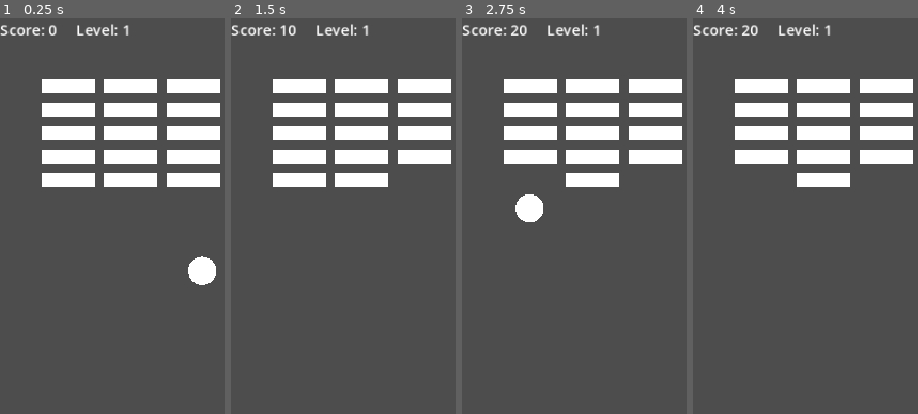
Above: before the commit, frames 1-4 (left to right).
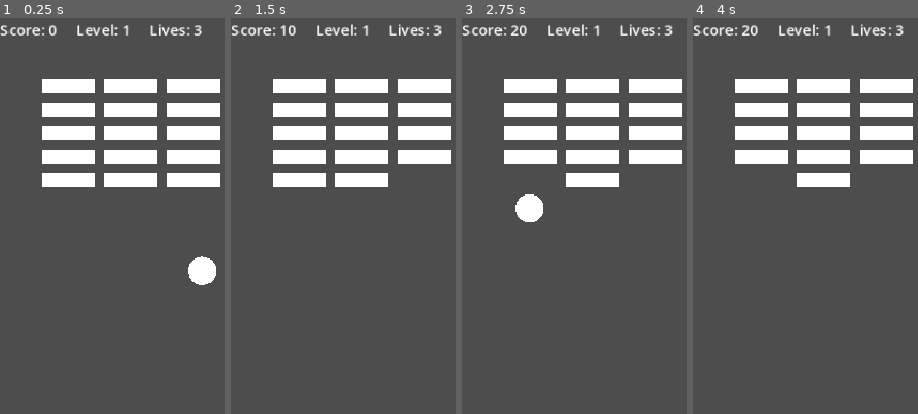
Above: after the commit, the same moments.

Repository: ilkkayli/godot-brick-breaker
Game: Godot game, scene res://main.tscn
The game is run twice, just before and just after one commit, with the same random seed, the same clock (stepped at 60 frames per second) and the same inputs.
Inputs (mouse positions are % of the whole screen's width and height, from its top left):
- Up to frame 1 (0.25 s): no input
- Up to frame 2 (1.5 s): move the mouse to (72, 45) at 0.52 s; click (72, 45) at 0.67 s; drag from (30, 55) to (45, 70) at 1.27 s
- Up to frame 3 (2.75 s): move the mouse to (60, 27) at 2.02 s; click (60, 27) at 2.17 s
- Up to frame 4 (4 s): drag from (45, 70) to (20, 34) at 2.77 s; move the mouse to (80, 65) at 3.52 s; click (80, 65) at 3.67 s
The pictures show only the part of the screen within x 0-50%, y 0-50%; the shares and areas given below are measured in that part.

The runs differ from the first frame. In frame 1, 0.3% of the frame differs, in the area x 66-90%, y 1-5%; in frame 2, 0.3%, in the area x 70-94%, y 1-5%; in frame 3, 0.3%; in frame 4, 0.3%.

Commit message:
Add all power-ups

Diff:
--- a/Ball.gd
+++ b/Ball.gd
@@ -6,6 +6,7 @@
 var speed: float = 500.0
 
 func _ready() -> void:
+	add_to_group("balls")
 	launch()
 
 func launch() -> void:
@@ -16,6 +17,11 @@
 func stop() -> void:
 	active = false
 	velocity = Vector2.ZERO
+
+func set_speed(new_speed: float) -> void:
+	speed = new_speed
+	if active and velocity.length() > 0:
+		velocity = velocity.normalized() * speed
 
 func _physics_process(delta: float) -> void:
 	if not active:
--- a/Brick.gd
+++ b/Brick.gd
@@ -3,12 +3,15 @@
 signal brick_destroyed
 
 const POWERUP_SCENE = preload("res://PowerUp.tscn")
+const PowerUp = preload("res://PowerUp.gd")  # ← lisää tämä
 const POWERUP_CHANCE = 0.2
 
 func hit() -> void:
 	if randf() < POWERUP_CHANCE:
 		var powerup = POWERUP_SCENE.instantiate()
 		powerup.position = global_position
+		var types = PowerUp.Type.values()
+		powerup.type = types[randi() % types.size()]
 		get_parent().add_child(powerup)
 	brick_destroyed.emit()
 	queue_free()
--- a/Main.gd
+++ b/Main.gd
@@ -1,6 +1,7 @@
 extends Node2D
 
 const BRICK_SCENE = preload("res://Brick.tscn")
+const PowerUp = preload("res://PowerUp.gd")  # ← lisää tämä rivi
 
 const COLS = 6
 const ROWS = 5
@@ -10,17 +11,20 @@
 const TOP_OFFSET = 80
 const BASE_SPEED = 500.0
 const SPEED_INCREMENT = 40.0
+const MAX_LIVES = 3
 
 var score = 0
 var game_over = false
 var level = 1
 var bricks_remaining = 0
+var lives = MAX_LIVES
 
 @onready var ball = $Ball
 @onready var paddle = $Paddle
 @onready var death_zone = $DeathZone
 @onready var score_label = $HUD/TopBar/ScoreLabel
 @onready var level_label = $HUD/TopBar/LevelLabel
+@onready var lives_label = $HUD/TopBar/LivesLabel
 
 func _ready() -> void:
 	spawn_bricks()
@@ -30,6 +34,7 @@
 func update_hud() -> void:
 	score_label.text = "Score: " + str(score)
 	level_label.text = "Level: " + str(level)
+	lives_label.text = "Lives: " + str(lives)
 
 func spawn_bricks() -> void:
 	for child in get_children():
@@ -49,11 +54,15 @@
 			brick.brick_destroyed.connect(_on_brick_destroyed)
 			add_child(brick)
 
+func respawn_ball() -> void:
+	ball.position = Vector2(240, 600)
+	ball.speed = BASE_SPEED + (level - 1) * SPEED_INCREMENT
+	ball.launch()
+
 func _on_brick_destroyed() -> void:
 	score += 10
 	bricks_remaining -= 1
 	update_hud()
-
 	if bricks_remaining <= 0:
 		level_clear()
 
@@ -61,16 +70,36 @@
 	level += 1
 	update_hud()
 	print("LEVEL CLEAR! Starting level ", level)
-	ball.speed = BASE_SPEED + (level - 1) * SPEED_INCREMENT
-	ball.position = Vector2(240, 600)
-	ball.launch()
+	respawn_ball()
 	spawn_bricks()
 
 func _on_death_zone_body_entered(body: Node) -> void:
-	if body == ball:
-		game_over = true
-		ball.stop()
-		print("GAME OVER | Final score: ", score, " | Level: ", level)
+	if not (body is CharacterBody2D and body.has_method("set_speed")):
+		return
+
+	body.stop()
+
+	if body != ball:
+		body.queue_free()
+
+	await get_tree().process_frame
+
+	# Tarkista onko aktiivisia extrapalloja jäljellä
+	var active_balls = 0
+	for child in get_children():
+		if child is CharacterBody2D and child.has_method("set_speed") and child != ball and child.active:
+			active_balls += 1
+
+	# Jos ei extrapalloja ja alkuperäinen on pysähtynyt
+	if active_balls == 0 and not ball.active:
+		lives -= 1
+		update_hud()
+		if lives > 0:
+			print("Lives remaining: ", lives)
+			respawn_ball()
+		else:
+			game_over = true
+			print("GAME OVER | Score: ", score, " | Level: ", level)
 
 func _input(event: InputEvent) -> void:
 	if not game_over:
@@ -84,9 +113,65 @@
 	game_over = false
 	score = 0
 	level = 1
-	ball.speed = BASE_SPEED
-	ball.position = Vector2(240, 600)
+	lives = MAX_LIVES
+	is_slowed = false
+	# Poista vain extrapallot
+	for child in get_children():
+		if child is CharacterBody2D and child.has_method("set_speed") and child != ball:
+			child.queue_free()
 	paddle.position = Vector2(240, 780)
-	ball.launch()
+	if paddle.powered_up:
+		paddle.deactivate_powerup()
+	await get_tree().process_frame
+	respawn_ball()
 	spawn_bricks()
 	update_hud()
+
+const SLOW_DURATION: float = 8.0
+const SLOW_MULTIPLIER: float = 0.5
+
+var slow_timer: float = 0.0
+var is_slowed: bool = false
+
+func _process(delta: float) -> void:
+	if is_slowed:
+		slow_timer -= delta
+		if slow_timer <= 0:
+			deactivate_slow()
+
+func apply_powerup(type: int) -> void:
+	match type:
+		PowerUp.Type.EXPAND_PADDLE:
+			paddle.activate_expand()
+		PowerUp.Type.MULTIBALL:
+			spawn_extra_ball()
+		PowerUp.Type.SLOW_BALL:
+			activate_slow()
+		PowerUp.Type.EXTRA_LIFE:
+			lives += 1
+			update_hud()
+			print("Extra life! Lives: ", lives)
+
+func spawn_extra_ball() -> void:
+	var ball_scene = load("res://Ball.tscn")
+	var new_ball = ball_scene.instantiate()
+	new_ball.position = Vector2(240, 600)
+	new_ball.speed = BASE_SPEED + (level - 1) * SPEED_INCREMENT
+	add_child(new_ball)
+	print("Multiball!")
+
+func activate_slow() -> void:
+	is_slowed = true
+	slow_timer = SLOW_DURATION
+	_set_all_ball_speeds(BASE_SPEED * SLOW_MULTIPLIER)
+	print("Slow Ball!")
+
+func deactivate_slow() -> void:
+	is_slowed = false
+	_set_all_ball_speeds(BASE_SPEED + (level - 1) * SPEED_INCREMENT)
+	print("Slow loppui")
+
+func _set_all_ball_speeds(new_speed: float) -> void:
+	for child in get_children():
+		if child is CharacterBody2D and child.has_method("set_speed"):
+			child.set_speed(new_speed)
--- a/PowerUp.gd
+++ b/PowerUp.gd
@@ -1,8 +1,19 @@
 extends Area2D
 
+enum Type { EXPAND_PADDLE, MULTIBALL, SLOW_BALL, EXTRA_LIFE }
+
 const FALL_SPEED: float = 150.0
+const COLORS = {
+	Type.EXPAND_PADDLE: Color.YELLOW,
+	Type.MULTIBALL: Color.CYAN,
+	Type.SLOW_BALL: Color.GREEN,
+	Type.EXTRA_LIFE: Color.RED
+}
+
+var type: Type = Type.EXPAND_PADDLE
 
 func _ready() -> void:
+	$ColorRect.color = COLORS[type]
 	body_entered.connect(_on_body_entered)
 
 func _physics_process(delta: float) -> void:
@@ -12,5 +23,5 @@
 
 func _on_body_entered(body: Node) -> void:
 	if body.has_method("collect_powerup"):
-		body.collect_powerup()
+		body.collect_powerup(type)
 		queue_free()
--- a/main.tscn
+++ b/main.tscn
@@ -64,3 +64,8 @@
 [node name="LevelLabel" type="Label" parent="HUD/TopBar" unique_id=502985020]
 layout_mode = 2
 text = "Level: 1"
+
+[node name="LivesLabel" type="Label" parent="HUD/TopBar" unique_id=1828455096]
+layout_mode = 2
+text = "Lives: 3
+"
--- a/paddle.gd
+++ b/paddle.gd
@@ -32,7 +32,6 @@
 		powerup_timer -= delta
 		if powerup_timer <= 0:
 			deactivate_powerup()
-
 	velocity.x = (target_x - global_position.x) / delta
 	velocity.y = 0
 	move_and_slide()
@@ -44,21 +43,24 @@
 func get_current_width() -> float:
 	return PADDLE_WIDTH_POWERED if powered_up else PADDLE_WIDTH
 
-func collect_powerup() -> void:
+func collect_powerup(type: int) -> void:
+	get_parent().apply_powerup(type)
+
+func activate_expand() -> void:
 	powered_up = true
 	powerup_timer = POWERUP_DURATION
-	_update_collision_shape()
-	print("Power-up! Paddle laajenee 10 sekunniksi")
+	_update_shape()
+	print("Expand Paddle!")
 
 func deactivate_powerup() -> void:
 	powered_up = false
 	powerup_timer = 0.0
-	_update_collision_shape()
-	print("Power-up loppui")
+	_update_shape()
+	print("Paddle palautui normaaliksi")
 
-func _update_collision_shape() -> void:
+func _update_shape() -> void:
 	var shape = $CollisionShape2D.shape
 	shape.size.x = get_current_width() / 2.0
-	var color_rect = $ColorRect
-	color_rect.size.x = get_current_width()
-	color_rect.position.x = -get_current_width() / 2.0
+	var cr = $ColorRect
+	cr.size.x = get_current_width()
+	cr.position.x = -get_current_width() / 2.0
